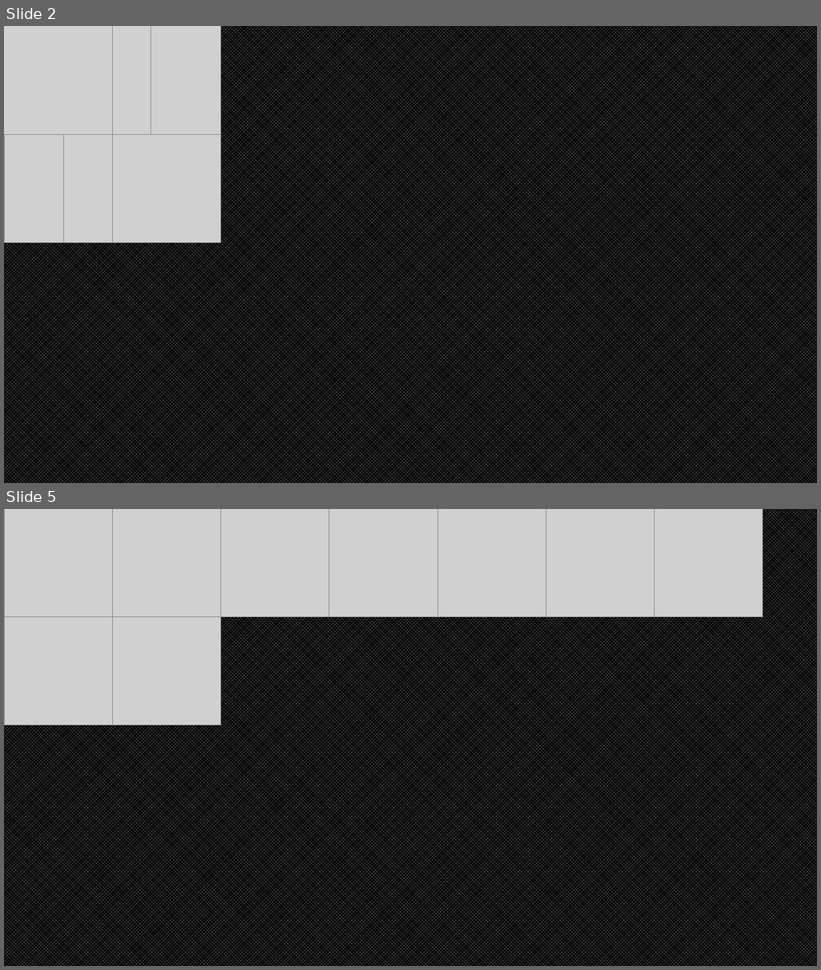
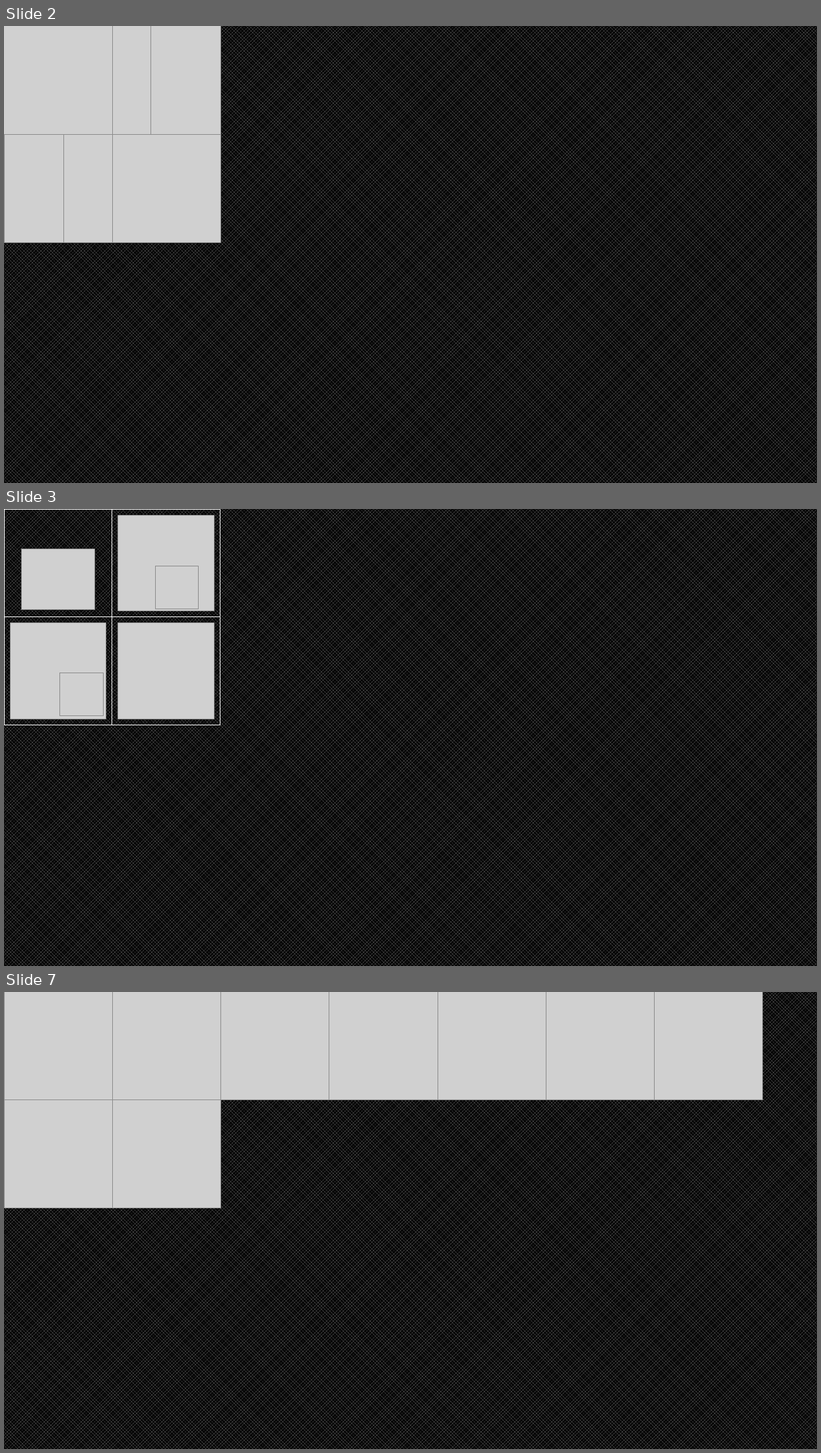
Before and after one commit to B0ttle-Cat/Project-Hometown-QuickTest, a slide deck: Assets/ThirdParty/CleanFlatIcon/UsingGroup/icon.pptx. Shown one above the other, each under a label of ours: slides 2 and 5 before the commit, slides 2, 3 and 7 after it; the slides between them are not shown. The pictures are 821x970 and 821x1453 pixels, drawn with LibreOffice and Linux fonts; fonts in the diff are those of the drawing; grey boxes stand for pictures. Boxes give left, top, right and bottom in pixels: in the first picture for what was removed or moved away, otherwise in the second. Text is boxed around its words. In the diff, an @@ line names an element or a change of style, - is before the commit and + after.

```diff
--- a/Assets/ThirdParty/CleanFlatIcon/UsingGroup/icon.pptx
+++ b/Assets/ThirdParty/CleanFlatIcon/UsingGroup/icon.pptx
@@ slide 3 added at <box>4,509,817,966</box>, background pattern #808080 on #000000 @@
@@ rectangle added at <box>4,509,112,617</box>, outline #FFFFFF 1 pt @@
@@ rectangle added at <box>112,509,220,617</box>, outline #FFFFFF 1 pt @@
@@ picture added at <box>118,515,214,611</box> @@
@@ picture added at <box>22,549,95,609</box> @@
@@ picture added at <box>155,566,199,609</box> @@
@@ rectangle added at <box>4,617,112,725</box>, outline #FFFFFF 1 pt @@
@@ picture added at <box>10,623,106,719</box> @@
@@ rectangle added at <box>112,617,220,725</box>, outline #FFFFFF 1 pt @@
@@ picture added at <box>118,623,214,719</box> @@
@@ picture added at <box>60,673,104,716</box> @@
@@ what was slide 5 is now slide 7 @@
```
Also in this commit, not shown: 1 slide changed, 3 other slides added, 2 slides removed, 37 other files.
